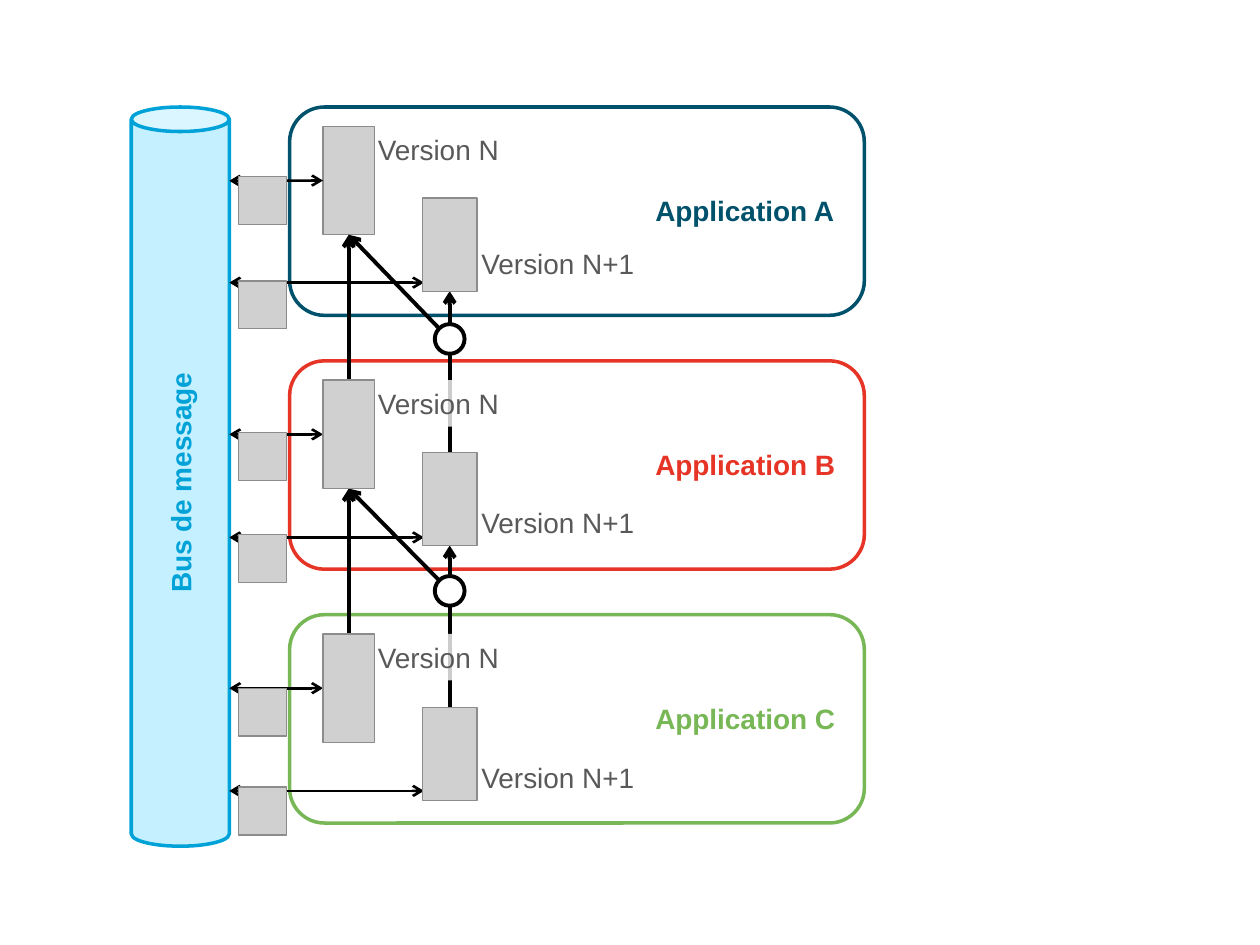
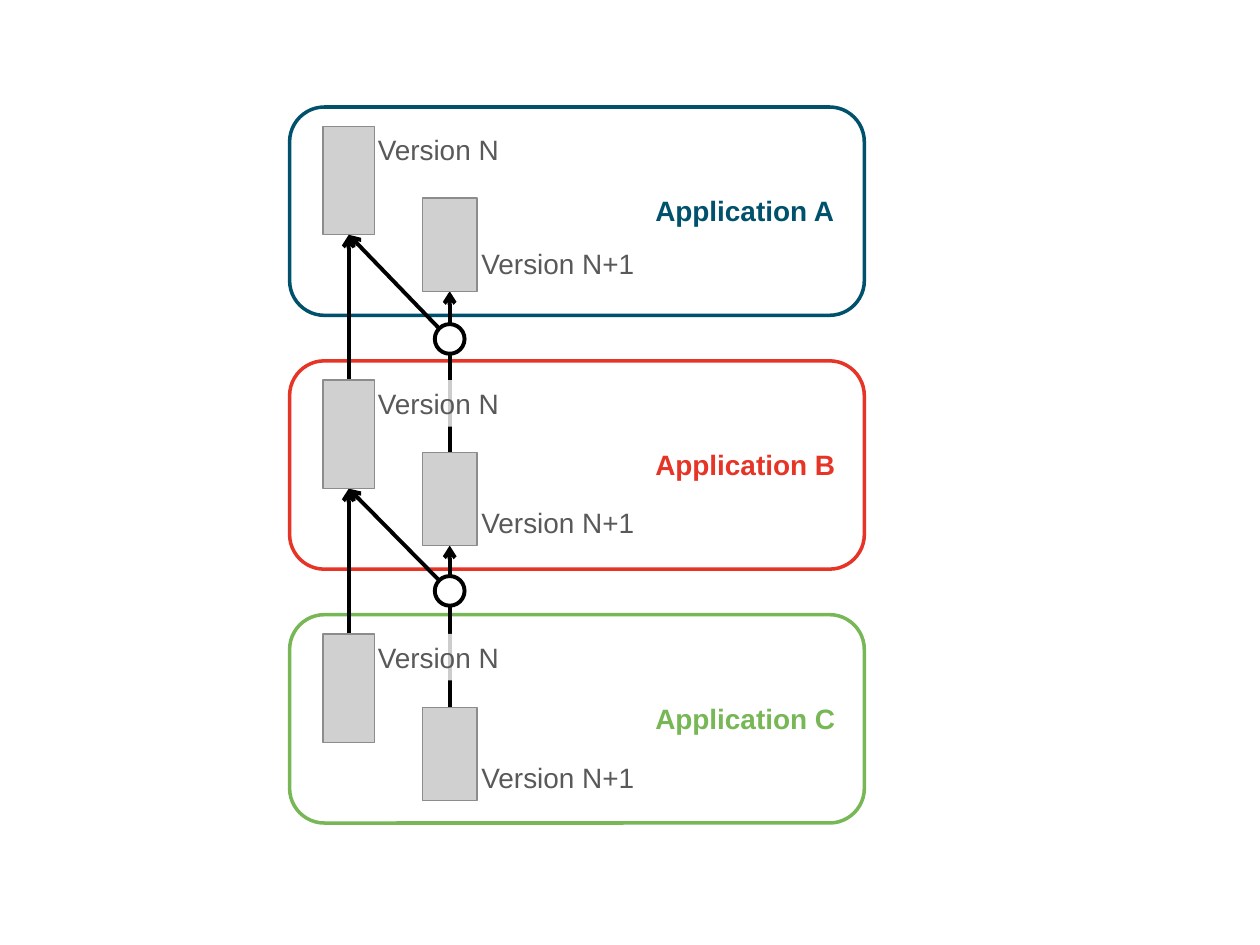
Before and after one commit to archiloque/blog, a slide deck: slide 3 of wip/recette_services/illus.pptx. Drawn at 1260x945 pixels with LibreOffice and Linux fonts; fonts in the diff are those of the drawing; grey boxes stand for pictures; background and template pictures are left out. Boxes give left, top, right and bottom in pixels: in the first picture for what was removed or moved away, otherwise in the second. Text is boxed around its words. In the diff, an @@ line names an element or a change of style, - is before the commit and + after.

```diff
--- a/wip/recette_services/illus.pptx
+++ b/wip/recette_services/illus.pptx
@@ cylinder removed at (x1=131, y1=107, x2=229, y2=847) @@
-Bus de message
@@ picture removed at (x1=239, y1=176, x2=287, y2=224) @@
@@ double arrow removed from (323, 180) to (229, 181) @@
@@ double arrow removed from (425, 282) to (229, 282) @@
@@ picture removed at (x1=239, y1=281, x2=287, y2=329) @@
@@ double arrow removed from (323, 435) to (229, 435) @@
@@ picture removed at (x1=239, y1=433, x2=287, y2=481) @@
@@ double arrow removed from (425, 538) to (229, 538) @@
@@ picture removed at (x1=239, y1=534, x2=287, y2=582) @@
@@ double arrow removed from (323, 688) to (229, 688) @@
@@ picture removed at (x1=239, y1=688, x2=287, y2=736) @@
@@ double arrow removed from (425, 791) to (229, 791) @@
@@ picture removed at (x1=239, y1=788, x2=287, y2=835) @@
```
Also in this commit, not shown: 1 other slide changed, 3 other files.
